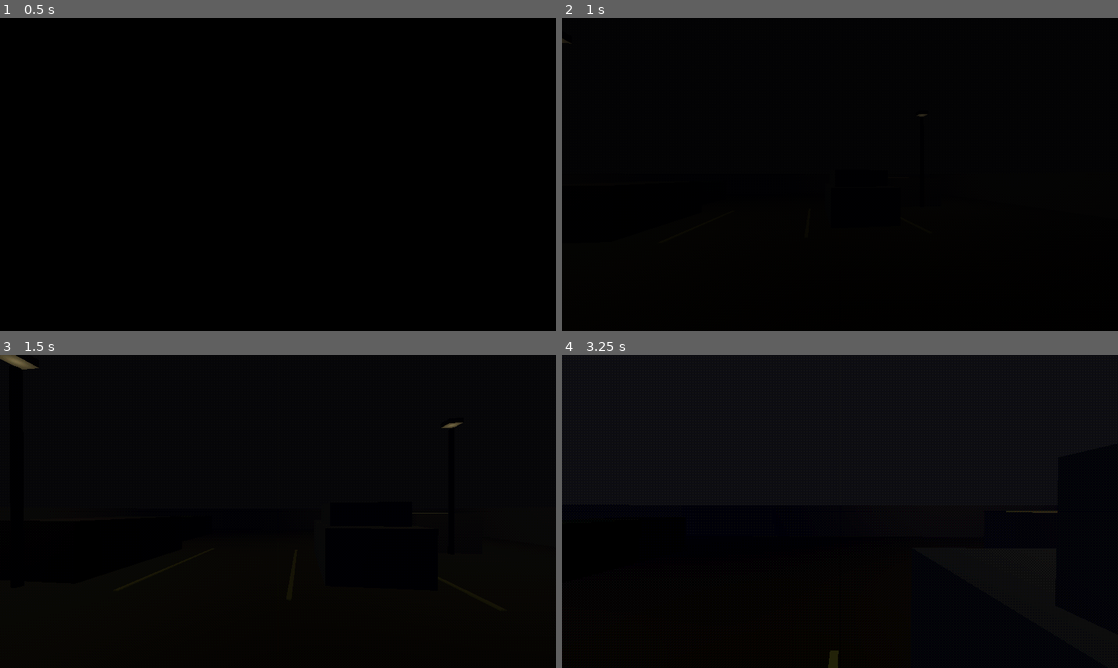
Above: before the commit, frames 1-4 (two rows, left to right).
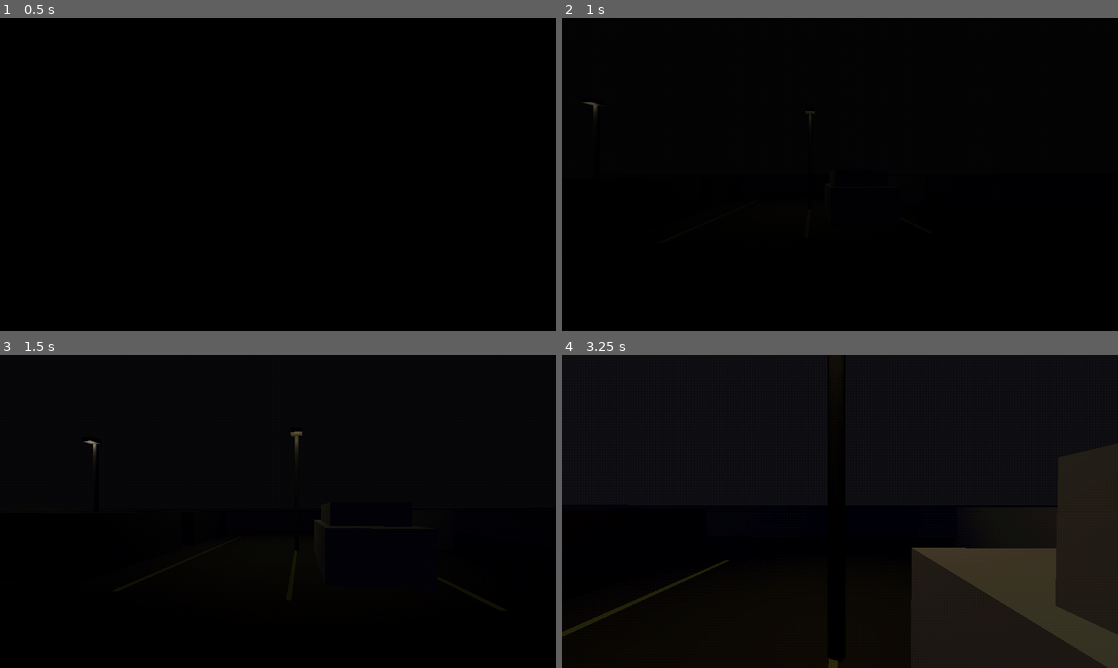
Above: after the commit, the same moments.

Repository: qweliant/healthcare-horror
Game: Godot game, scene res://scenes/parking_lot/parking_lot.tscn
The game is run twice, just before and just after one commit, with the same random seed, the same clock (stepped at 60 frames per second) and the same inputs. This scene is started directly instead of the project's main scene.
Inputs (mouse positions are in pixels of both pictures, inside the frame that each line leads up to):
- Up to frame 1 (0.5 s): no input
- Up to frame 2 (1 s): tap Enter at 0.5 s; move the mouse to (867, 174) at 0.52 s; hold W (move_forward) from 0.53 s (still down); hold Space (advance_dialogue) from 0.53 s (still down)
- Up to frame 3 (1.5 s): keep holding W (move_forward); move the mouse to (250, 511) at 1.27 s; release Space (advance_dialogue) at 1.28 s; tap E (interact) at 1.35 s
- Up to frame 4 (3.25 s): keep holding W (move_forward); move the mouse to (851, 505) at 2.02 s; hold Space (advance_dialogue) 2.03-2.78 s; move the mouse to (834, 517) at 2.77 s; tap E (interact) at 2.85 s

Frame 1 is identical in both runs. In frame 2, less than 0.1% of the frame differs, in the area x 0-66%, y 6-33%; in frame 3, 0.3%; in frame 4, 14%, in the area x 0-100%, y 14-100%.

Commit message:
moved around cars, modified lamp posts

Diff:
--- a/scenes/parking_lot/parking_lot.tscn
+++ b/scenes/parking_lot/parking_lot.tscn
@@ -16,6 +16,12 @@
 fog_light_color = Color(0.05, 0.05, 0.08, 1)
 fog_density = 0.025
 
+[sub_resource type="StandardMaterial3D" id="Mat_lamp_post"]
+albedo_color = Color(0.25, 0.25, 0.28, 1)
+
+[sub_resource type="StandardMaterial3D" id="Mat_lamp_head"]
+albedo_color = Color(0.3, 0.3, 0.32, 1)
+
 [sub_resource type="WorldBoundaryShape3D" id="WorldBoundaryShape3D_floor"]
 
 [sub_resource type="StandardMaterial3D" id="Mat_asphalt"]
@@ -33,32 +39,23 @@
 [sub_resource type="StandardMaterial3D" id="Mat_hospital_wall"]
 albedo_color = Color(0.55, 0.58, 0.53, 1)
 
-[sub_resource type="StandardMaterial3D" id="Mat_lamp_post"]
-albedo_color = Color(0.25, 0.25, 0.28, 1)
-
-[sub_resource type="StandardMaterial3D" id="Mat_lamp_head"]
-albedo_color = Color(0.3, 0.3, 0.32, 1)
-
 [sub_resource type="StandardMaterial3D" id="Mat_car_dark"]
 albedo_color = Color(0.15, 0.15, 0.18, 1)
 
 [sub_resource type="StandardMaterial3D" id="Mat_car_white"]
 albedo_color = Color(0.5, 0.5, 0.48, 1)
 
-[sub_resource type="StandardMaterial3D" id="Mat_car_green"]
-albedo_color = Color(0.12, 0.2, 0.12, 1)
+[sub_resource type="BoxShape3D" id="BoxShape3D_car"]
+size = Vector3(2, 1.2, 3.5)
 
 [sub_resource type="StandardMaterial3D" id="Mat_player_car"]
-albedo_color = Color(0.2, 0.25, 0.4, 1)
+albedo_color = Color(0.56387216, 0.5704375, 0.6327884, 1)
 
 [sub_resource type="StandardMaterial3D" id="Mat_check_engine"]
-albedo_color = Color(1.0, 0.5, 0.0, 1)
+albedo_color = Color(1, 0.5, 0, 1)
 emission_enabled = true
-emission = Color(1.0, 0.5, 0.0, 1)
+emission = Color(1, 0.5, 0, 1)
 emission_energy_multiplier = 2.0
-
-[sub_resource type="BoxShape3D" id="BoxShape3D_car"]
-size = Vector3(2.0, 1.2, 3.5)
 
 [sub_resource type="CapsuleShape3D" id="CapsuleShape3D_player"]
 radius = 0.3
@@ -69,157 +66,160 @@
 shader_parameter/color_depth = 15.0
 shader_parameter/dither_strength = 0.05
 
-[node name="ParkingLot" type="Node3D"]
+[node name="ParkingLot" type="Node3D" unique_id=185885595]
 script = ExtResource("1_lot")
 
-[node name="WorldEnvironment" type="WorldEnvironment" parent="."]
+[node name="WorldEnvironment" type="WorldEnvironment" parent="." unique_id=776332442]
 environment = SubResource("Environment_1")
 
-[node name="Lamp1" type="Node3D" parent="."]
-transform = Transform3D(1, 0, 0, 0, 1, 0, 0, 0, 1, -5, 0, -4)
-
-[node name="LampPost" type="CSGCylinder3D" parent="Lamp1"]
+[node name="Lamp1" type="Node3D" parent="." unique_id=234385807]
+transform = Transform3D(1, 0, 0, 0, 1, 0, 0, 0, 1, -7.883703, 0, -8.02218)
+
+[node name="LampPost" type="CSGCylinder3D" parent="Lamp1" unique_id=1065031874]
 transform = Transform3D(1, 0, 0, 0, 1, 0, 0, 0, 1, 0, 2, 0)
 radius = 0.08
 height = 4.0
 material = SubResource("Mat_lamp_post")
 
-[node name="LampHead" type="CSGBox3D" parent="Lamp1"]
-transform = Transform3D(1, 0, 0, 0, 1, 0, 0, 0, 1, 0, 4.2, 0)
+[node name="LampHead" type="CSGBox3D" parent="Lamp1" unique_id=1651370892]
+transform = Transform3D(1, 0, 0, 0, 1, 0, 0, 0, 1, 0, 4.090411, 0.14947987)
 size = Vector3(0.4, 0.15, 0.4)
 material = SubResource("Mat_lamp_head")
 
-[node name="LampLight" type="OmniLight3D" parent="Lamp1"]
-transform = Transform3D(1, 0, 0, 0, 1, 0, 0, 0, 1, 0, 4.0, 0)
+[node name="LampLight" type="OmniLight3D" parent="Lamp1" unique_id=764735032]
+transform = Transform3D(1, 0, 0, 0, 1, 0, 0, 0, 1, 0, 4, 0.20762253)
 light_color = Color(0.9, 0.8, 0.5, 1)
 light_energy = 1.5
 omni_range = 12.0
-omni_attenuation = 1.2
-
-[node name="Lamp2" type="Node3D" parent="."]
-transform = Transform3D(1, 0, 0, 0, 1, 0, 0, 0, 1, 5, 0, -8)
-
-[node name="LampPost" type="CSGCylinder3D" parent="Lamp2"]
+omni_attenuation = 2.022
+
+[node name="Lamp2" type="Node3D" parent="." unique_id=1818375211]
+transform = Transform3D(1, 0, 0, 0, 1, 0, 0, 0, 1, 0.022310972, 0, -7.9502497)
+
+[node name="LampPost" type="CSGCylinder3D" parent="Lamp2" unique_id=1892178319]
 transform = Transform3D(1, 0, 0, 0, 1, 0, 0, 0, 1, 0, 2, 0)
 radius = 0.08
 height = 4.0
 material = SubResource("Mat_lamp_post")
 
-[node name="LampHead" type="CSGBox3D" parent="Lamp2"]
-transform = Transform3D(1, 0, 0, 0, 1, 0, 0, 0, 1, 0, 4.2, 0)
+[node name="LampHead" type="CSGBox3D" parent="Lamp2" unique_id=1824786498]
+transform = Transform3D(1, 0, 0, 0, 1, 0, 0, 0, 1, 0, 4.074918, 0.117595196)
 size = Vector3(0.4, 0.15, 0.4)
 material = SubResource("Mat_lamp_head")
 
-[node name="LampLight" type="OmniLight3D" parent="Lamp2"]
-transform = Transform3D(1, 0, 0, 0, 1, 0, 0, 0, 1, 0, 4.0, 0)
-light_color = Color(0.9, 0.8, 0.5, 1)
-light_energy = 1.5
-omni_range = 12.0
-omni_attenuation = 1.2
-
-[node name="Floor" type="StaticBody3D" parent="."]
-
-[node name="FloorCollision" type="CollisionShape3D" parent="Floor"]
+[node name="LampLight" type="OmniLight3D" parent="Lamp2" unique_id=1416445303]
+transform = Transform3D(1, 0, 0, 0, 1, 0, 0, 0, 1, 0, 3.820117, 0.24249506)
+light_color = Color(0.9019608, 0.8, 0.5019608, 1)
+light_energy = 3.0
+omni_range = 7.186
+omni_attenuation = 1.161
+
+[node name="Floor" type="StaticBody3D" parent="." unique_id=649927513]
+
+[node name="FloorCollision" type="CollisionShape3D" parent="Floor" unique_id=522612872]
 shape = SubResource("WorldBoundaryShape3D_floor")
 
-[node name="FloorMesh" type="CSGBox3D" parent="Floor"]
+[node name="FloorMesh" type="CSGBox3D" parent="Floor" unique_id=995804621]
 transform = Transform3D(1, 0, 0, 0, 1, 0, 0, 0, 1, 0, -0.05, -6)
 size = Vector3(24, 0.1, 20)
 material = SubResource("Mat_asphalt")
 
-[node name="ParkingLine1" type="CSGBox3D" parent="."]
-transform = Transform3D(1, 0, 0, 0, 1, 0, 0, 0, 1, -3, 0.01, -6)
-size = Vector3(0.08, 0.02, 4)
+[node name="ParkingLine1" type="CSGBox3D" parent="." unique_id=1534127105]
+transform = Transform3D(1, 0, 0, 0, 1, 0, 0, 0, 1, -3, 0.01, -7.659912)
+size = Vector3(0.08, 0.02, 7.319824)
 material = SubResource("Mat_parking_line")
 
-[node name="ParkingLine2" type="CSGBox3D" parent="."]
-transform = Transform3D(1, 0, 0, 0, 1, 0, 0, 0, 1, 0, 0.01, -6)
-size = Vector3(0.08, 0.02, 4)
+[node name="ParkingLine2" type="CSGBox3D" parent="." unique_id=878313322]
+transform = Transform3D(1, 0, 0, 0, 1, 0, 0, 0, 1, 0, 0.01, -7.5944824)
+size = Vector3(0.08, 0.02, 7.188965)
 material = SubResource("Mat_parking_line")
 
-[node name="ParkingLine3" type="CSGBox3D" parent="."]
-transform = Transform3D(1, 0, 0, 0, 1, 0, 0, 0, 1, 3, 0.01, -6)
-size = Vector3(0.08, 0.02, 4)
+[node name="ParkingLine3" type="CSGBox3D" parent="." unique_id=1561492915]
+transform = Transform3D(1, 0, 0, 0, 1, 0, 0, 0, 1, 3, 0.01, -7.57251)
+size = Vector3(0.08, 0.02, 7.1450195)
 material = SubResource("Mat_parking_line")
 
-[node name="FenceLeft" type="CSGBox3D" parent="."]
+[node name="FenceLeft" type="CSGBox3D" parent="." unique_id=1340795209]
 transform = Transform3D(1, 0, 0, 0, 1, 0, 0, 0, 1, -10, 0.75, -6)
 use_collision = true
 size = Vector3(0.15, 1.5, 20)
 material = SubResource("Mat_fence")
 
-[node name="FenceRight" type="CSGBox3D" parent="."]
+[node name="FenceRight" type="CSGBox3D" parent="." unique_id=1469121137]
 transform = Transform3D(1, 0, 0, 0, 1, 0, 0, 0, 1, 10, 0.75, -6)
 use_collision = true
 size = Vector3(0.15, 1.5, 20)
 material = SubResource("Mat_fence")
 
-[node name="FenceBack" type="CSGBox3D" parent="."]
+[node name="FenceBack" type="CSGBox3D" parent="." unique_id=891988973]
 transform = Transform3D(1, 0, 0, 0, 1, 0, 0, 0, 1, 0, 0.75, -16)
 use_collision = true
 size = Vector3(20.15, 1.5, 0.15)
 material = SubResource("Mat_fence")
 
-[node name="HospitalWall" type="CSGBox3D" parent="."]
+[node name="HospitalWall" type="CSGBox3D" parent="." unique_id=1465708824]
 transform = Transform3D(1, 0, 0, 0, 1, 0, 0, 0, 1, 0, 1.5, 4)
 use_collision = true
 size = Vector3(20.15, 3, 0.3)
 material = SubResource("Mat_hospital_wall")
 
-[node name="OtherCar1" type="CSGBox3D" parent="."]
+[node name="OtherCar1" type="CSGBox3D" parent="." unique_id=1308478959]
 transform = Transform3D(1, 0, 0, 0, 1, 0, 0, 0, 1, -5, 0.6, -6)
-size = Vector3(1.8, 1.2, 3.5)
+use_collision = true
+size = Vector3(1.8, 1.5, 3.5)
 material = SubResource("Mat_car_dark")
 
-[node name="OtherCar2" type="CSGBox3D" parent="."]
-transform = Transform3D(1, 0, 0, 0, 1, 0, 0, 0, 1, 5, 0.65, -10)
-size = Vector3(2.0, 1.3, 3.8)
+[node name="OtherCar3" type="CSGBox3D" parent="." unique_id=539839265]
+transform = Transform3D(1, 0, 0, 0, 1, 0, 0, 0, 1, -5, 0.6, -10.3342285)
+use_collision = true
+size = Vector3(1.8, 1.5, 3.5)
+material = SubResource("Mat_car_dark")
+
+[node name="OtherCar2" type="CSGBox3D" parent="." unique_id=1763701659]
+transform = Transform3D(1, 0, 0, 0, 1, 0, 0, 0, 1, 4.5461903, 0.65, -10.591528)
+use_collision = true
+size = Vector3(2, 1.5, 3.8)
 material = SubResource("Mat_car_white")
 
-[node name="OtherCar3" type="CSGBox3D" parent="."]
-transform = Transform3D(1, 0, 0, 0, 1, 0, 0, 0, 1, -6, 0.55, -11)
-size = Vector3(1.7, 1.1, 3.2)
-material = SubResource("Mat_car_green")
-
-[node name="PlayerCar" type="StaticBody3D" parent="."]
+[node name="PlayerCar" type="StaticBody3D" parent="." unique_id=1545706801]
 transform = Transform3D(1, 0, 0, 0, 1, 0, 0, 0, 1, 1.5, 0, -6)
 script = ExtResource("4_car")
 
-[node name="CarCollision" type="CollisionShape3D" parent="PlayerCar"]
+[node name="CarCollision" type="CollisionShape3D" parent="PlayerCar" unique_id=1626233563]
 transform = Transform3D(1, 0, 0, 0, 1, 0, 0, 0, 1, 0, 0.6, 0)
 shape = SubResource("BoxShape3D_car")
 
-[node name="CarBody" type="CSGBox3D" parent="PlayerCar"]
+[node name="CarBody" type="CSGBox3D" parent="PlayerCar" unique_id=720207106]
 transform = Transform3D(1, 0, 0, 0, 1, 0, 0, 0, 1, 0, 0.6, 0)
-size = Vector3(1.8, 1.0, 3.2)
+size = Vector3(1.8, 1, 3.2)
 material = SubResource("Mat_player_car")
 
-[node name="CarRoof" type="CSGBox3D" parent="PlayerCar"]
+[node name="CarRoof" type="CSGBox3D" parent="PlayerCar" unique_id=1516094460]
 transform = Transform3D(1, 0, 0, 0, 1, 0, 0, 0, 1, 0, 1.3, 0.2)
 size = Vector3(1.5, 0.5, 1.8)
 material = SubResource("Mat_player_car")
 
-[node name="CheckEngineGlow" type="CSGBox3D" parent="PlayerCar"]
+[node name="CheckEngineGlow" type="CSGBox3D" parent="PlayerCar" unique_id=169389753]
 transform = Transform3D(1, 0, 0, 0, 1, 0, 0, 0, 1, 0.3, 0.8, -1.4)
 size = Vector3(0.08, 0.04, 0.02)
 material = SubResource("Mat_check_engine")
 
-[node name="Player" type="CharacterBody3D" parent="."]
+[node name="Player" type="CharacterBody3D" parent="." unique_id=1771208270]
 transform = Transform3D(1, 0, 0, 0, 1, 0, 0, 0, 1, 0, 0.8, 2)
 script = ExtResource("2_player")
 
-[node name="CollisionShape3D" type="CollisionShape3D" parent="Player"]
+[node name="CollisionShape3D" type="CollisionShape3D" parent="Player" unique_id=2041730204]
 shape = SubResource("CapsuleShape3D_player")
 
-[node name="Camera3D" type="Camera3D" parent="Player"]
+[node name="Camera3D" type="Camera3D" parent="Player" unique_id=321088323]
 transform = Transform3D(1, 0, 0, 0, 1, 0, 0, 0, 1, 0, 0.6, 0)
 
-[node name="InteractRay" type="RayCast3D" parent="Player/Camera3D"]
+[node name="InteractRay" type="RayCast3D" parent="Player/Camera3D" unique_id=1508513961]
 target_position = Vector3(0, 0, -2.5)
 
-[node name="UI" type="CanvasLayer" parent="Player"]
-
-[node name="InteractLabel" type="Label" parent="Player/UI"]
+[node name="UI" type="CanvasLayer" parent="Player" unique_id=2124041820]
+
+[node name="InteractLabel" type="Label" parent="Player/UI" unique_id=464543702]
 visible = false
 anchors_preset = 7
 anchor_left = 0.5
@@ -235,11 +235,11 @@
 horizontal_alignment = 1
 vertical_alignment = 1
 
-[node name="DialogueBox" type="CanvasLayer" parent="."]
+[node name="DialogueBox" type="CanvasLayer" parent="." unique_id=759015232]
 layer = 10
 script = ExtResource("3_dialogue")
 
-[node name="Panel" type="PanelContainer" parent="DialogueBox"]
+[node name="Panel" type="PanelContainer" parent="DialogueBox" unique_id=46463522]
 anchors_preset = 12
 anchor_top = 1.0
 anchor_right = 1.0
@@ -251,21 +251,21 @@
 grow_horizontal = 2
 grow_vertical = 0
 
-[node name="VBox" type="VBoxContainer" parent="DialogueBox/Panel"]
+[node name="VBox" type="VBoxContainer" parent="DialogueBox/Panel" unique_id=174250383]
 layout_mode = 2
 
-[node name="SpeakerLabel" type="Label" parent="DialogueBox/Panel/VBox"]
+[node name="SpeakerLabel" type="Label" parent="DialogueBox/Panel/VBox" unique_id=943165678]
 layout_mode = 2
 theme_override_colors/font_color = Color(0.8, 0.2, 0.2, 1)
 text = "Speaker"
 
-[node name="TextLabel" type="RichTextLabel" parent="DialogueBox/Panel/VBox"]
+[node name="TextLabel" type="RichTextLabel" parent="DialogueBox/Panel/VBox" unique_id=1306066581]
 layout_mode = 2
 size_flags_vertical = 3
 text = "Dialogue text."
 fit_content = true
 
-[node name="PS1Overlay" type="ColorRect" parent="."]
+[node name="PS1Overlay" type="ColorRect" parent="." unique_id=48312672]
 material = SubResource("ShaderMaterial_ps1")
 anchors_preset = 15
 anchor_right = 1.0
Not shown: 1 places in scenes/parking_lot/parking_lot.tscn that only renumber resources
